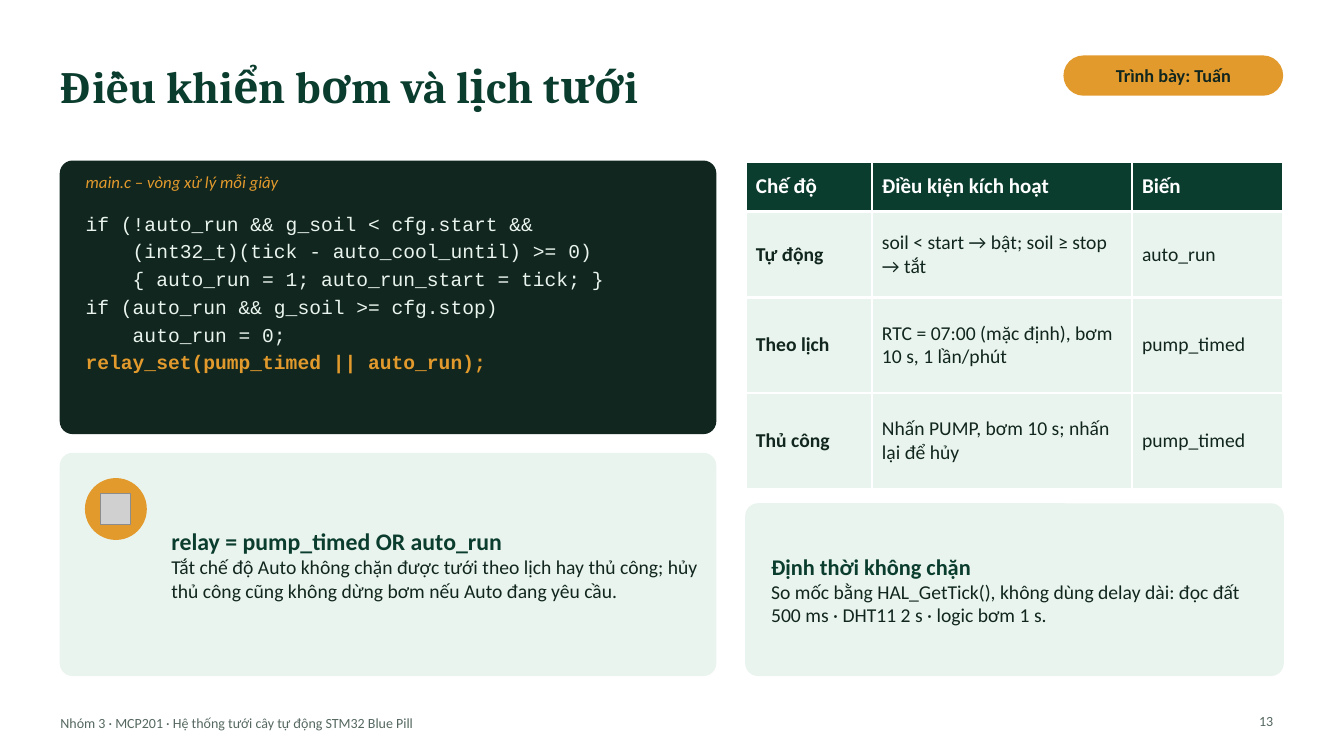
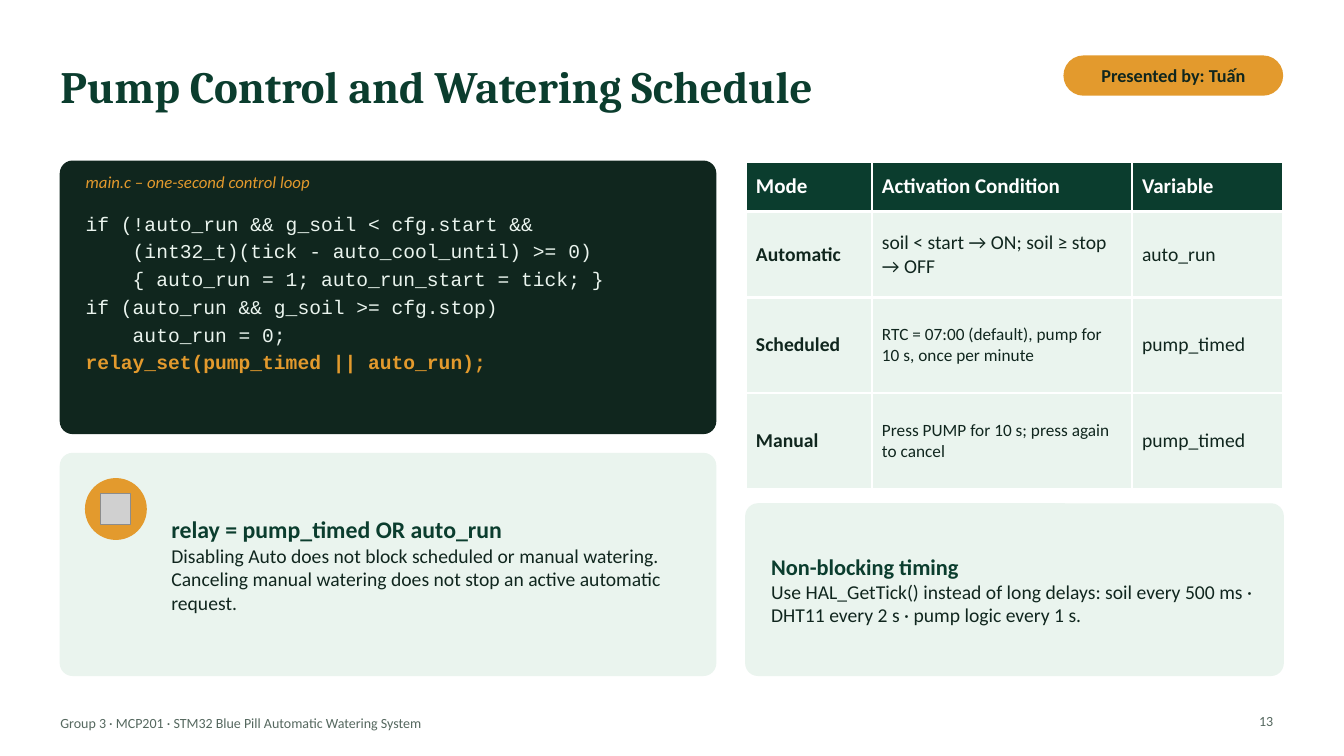
Before and after one commit to vukhangdeeptry/Automatic-Plant-Watering-System-using-STM32-Blue-Pill, a slide deck: slide 13 of Documentation/Slide_FinalThuyetTrinh_TuoiCay_STM32.pptx. Drawn at 1344x756 pixels with LibreOffice and Linux fonts; fonts in the diff are those of the drawing; grey boxes stand for pictures. Boxes give left, top, right and bottom in pixels: in the first picture for what was removed or moved away, otherwise in the second. Text is boxed around its words. In the diff, an @@ line names an element or a change of style, - is before the commit and + after.

```diff
--- a/Documentation/Slide_FinalThuyetTrinh_TuoiCay_STM32.pptx
+++ b/Documentation/Slide_FinalThuyetTrinh_TuoiCay_STM32.pptx
@@ title at bbox=[60, 72, 812, 113]: text changed @@
-Điều khiển bơm và lịch tưới
+Pump Control and Watering Schedule
@@ text at bbox=[1101, 68, 1246, 85]: text changed @@
-Trình bày: Tuấn
+Presented by: Tuấn
@@ text at bbox=[86, 176, 310, 191]: text changed @@
-main.c – vòng xử lý mỗi giây
+main.c – one-second control loop
@@ table at bbox=[746, 161, 1284, 489] @@
-row 1: Chế độ | Điều kiện kích hoạt | Biến
+row 1: Mode | Activation Condition | Variable
-row 2, column 1: Tự động
+row 2, column 1: Automatic
-row 2, column 2: soil < start → bật; soil ≥ stop → tắt
+row 2, column 2: soil < start → ON; soil ≥ stop → OFF
-row 3, column 1: Theo lịch
+row 3, column 1: Scheduled
-row 3, column 2: RTC = 07:00 (mặc định), bơm 10 s, 1 lần/phút
+row 3, column 2: RTC = 07:00 (default), pump for 10 s, once per minute
-row 4, column 1: Thủ công
+row 4, column 1: Manual
-row 4, column 2: Nhấn PUMP, bơm 10 s; nhấn lại để hủy
+row 4, column 2: Press PUMP for 10 s; press again to cancel
@@ text at bbox=[171, 549, 661, 613]: text changed @@
-Tắt chế độ Auto không chặn được tưới theo lịch hay thủ công; hủy thủ công cũng không dừng bơm nếu Auto đang yêu cầu.
+Disabling Auto does not block scheduled or manual watering. Canceling manual watering does not stop an active automatic request.
@@ text at bbox=[771, 559, 1242, 626]: text changed @@
-Định thời không chặn
-So mốc bằng HAL_GetTick(), không dùng delay dài: đọc đất 500 ms · DHT11 2 s · logic bơm 1 s.
+Non-blocking timing
+Use HAL_GetTick() instead of long delays: soil every 500 ms · DHT11 every 2 s · pump logic every 1 s.
@@ text at bbox=[60, 718, 421, 731]: text changed @@
-Nhóm 3 · MCP201 · Hệ thống tưới cây tự động STM32 Blue Pill
+Group 3 · MCP201 · STM32 Blue Pill Automatic Watering System
```
Also in this commit, not shown: 17 other slides changed, 1 slide added, 1 slide removed.
